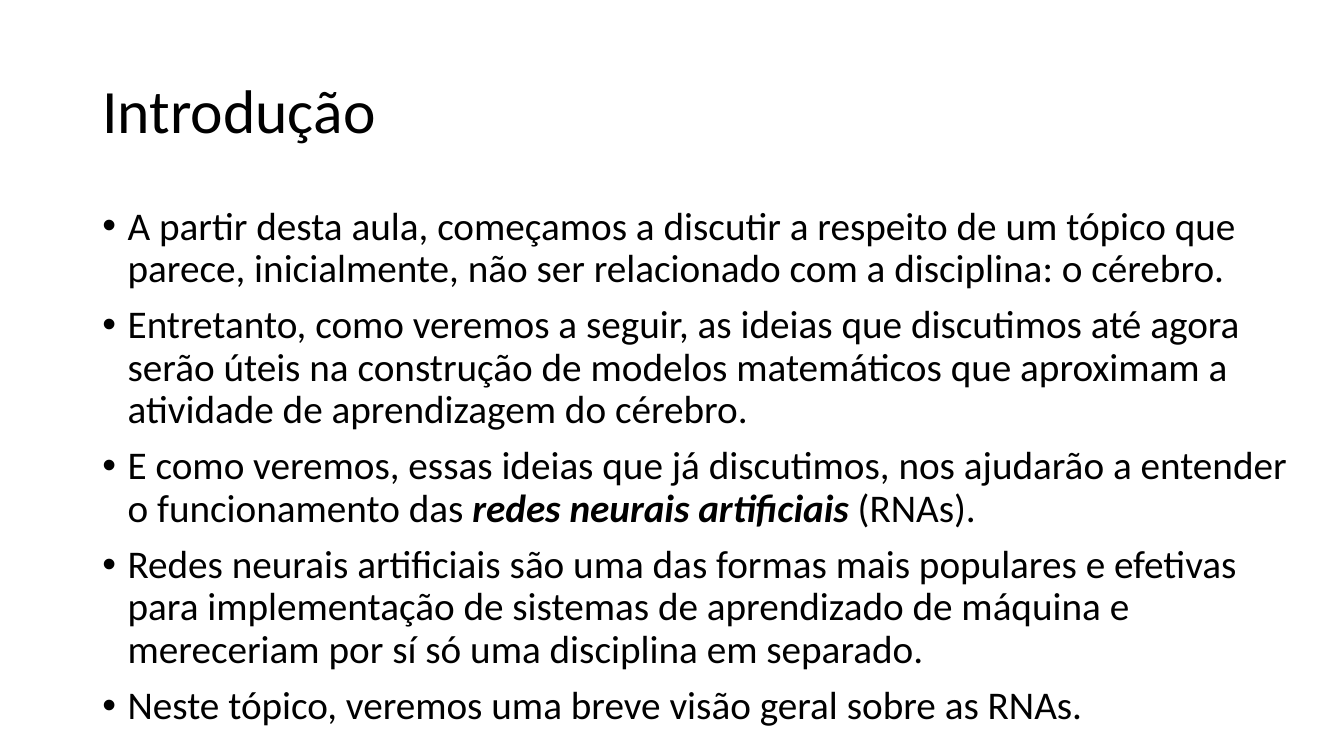
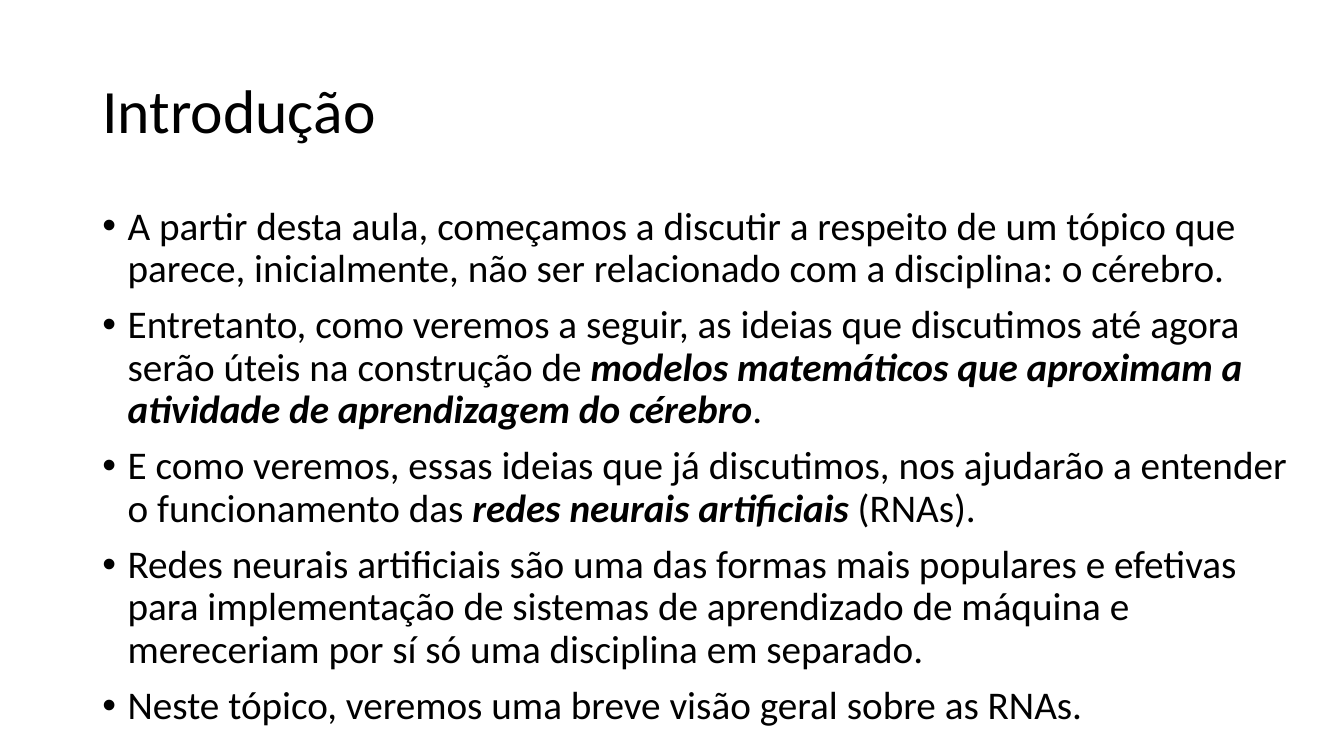
Before and after one commit to zz4fap/t320_aprendizado_de_maquina, a slide deck: slide 2 of slides/T320_Redes_Neurais_Artificiais (Parte I).pptx. Drawn at 1344x756 pixels with LibreOffice and Linux fonts; fonts in the diff are those of the drawing. Boxes give left, top, right and bottom in pixels: in the first picture for what was removed or moved away, otherwise in the second. Text is boxed around its words. In the diff, an @@ line names an element or a change of style, - is before the commit and + after.

```diff
--- a/slides/T320_Redes_Neurais_Artificiais (Parte I).pptx
+++ b/slides/T320_Redes_Neurais_Artificiais (Parte I).pptx
@@ text at box(128, 310, 1243, 430): bold on, italic on in "modelos matemáticos que aproximam a atividade de ..." @@
```
Also in this commit, not shown: 5 other slides changed, 1 slide added, 1 other file.
